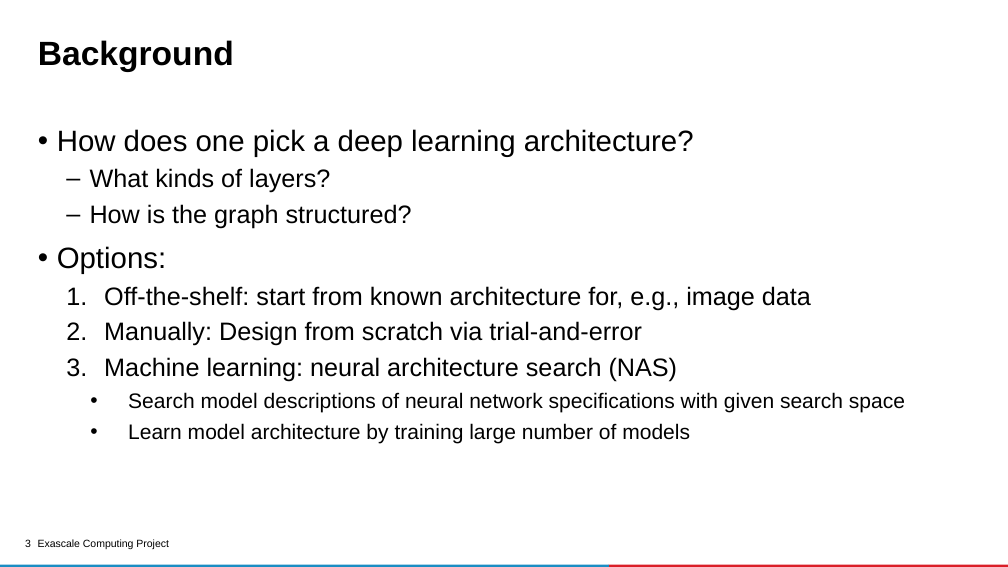
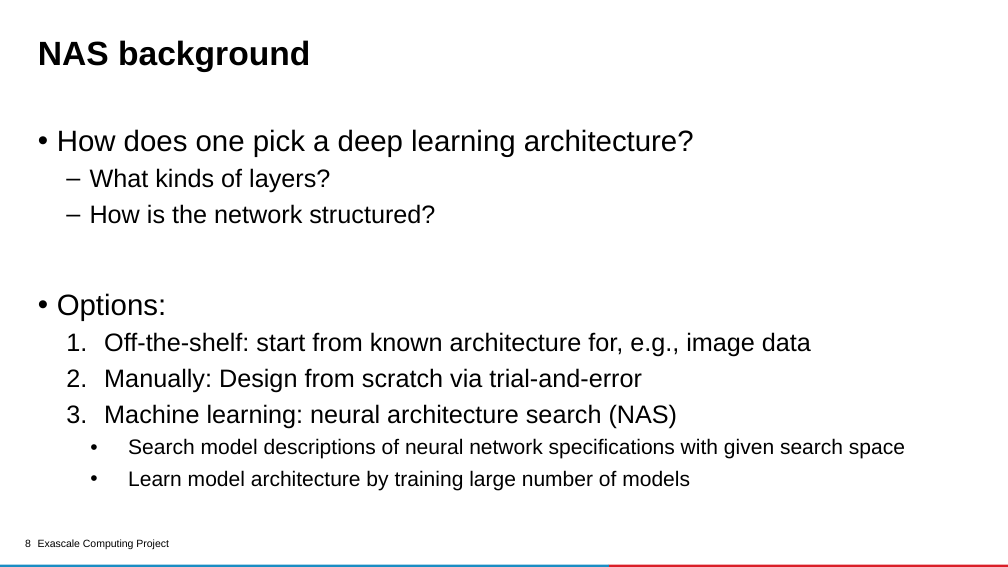
Before and after one commit to ECP-CANDLE/Tutorials, a slide deck: slide 8 of 2020/ECP/slides/05-nas.pptx (slide 3 before the commit). Drawn at 1008x567 pixels with LibreOffice and Linux fonts; fonts in the diff are those of the drawing; background and template pictures are left out. Boxes give left, top, right and bottom in pixels: in the first picture for what was removed or moved away, otherwise in the second. Text is boxed around its words. In the diff, an @@ line names an element or a change of style, - is before the commit and + after.

```diff
--- a/2020/ECP/slides/05-nas.pptx
+++ b/2020/ECP/slides/05-nas.pptx
@@ title at [38,40,310,72]: text changed @@
-Background
+NAS background
@@ text at [90,204,435,224]: text changed @@
-  – How is the graph structured?
+  – How is the network structured?
```
Also in this commit, not shown: 4 other slides changed, 5 slides added.
